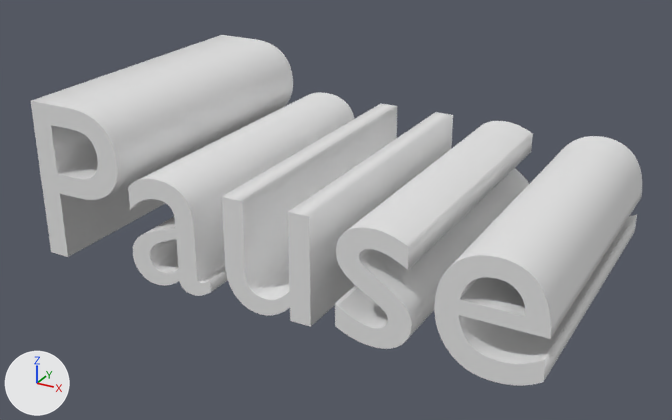
Before and after pictures for a commit that changed the Blender file objects/pause.blend.
The view is the same before and after, from a 50 mm camera at (8.72, -15.78, 25.38) aimed at (3.47, -6.22, 20.6). The axes (+X, +Y, +Z) are drawn at lower left. The lights are the same throughout. Text is drawn in Blender's own font.

Objects in the first picture: 'Texto'.
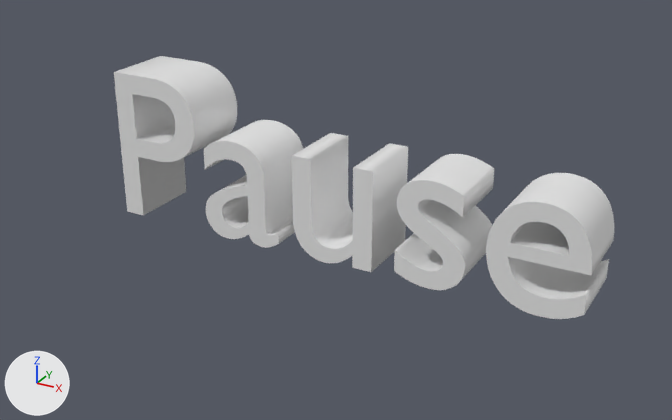
The change in detail:
In text 'Texto' (txt_texto), extrude goes from 2.0 to 0.5.

What differs and where, as boxes [x1, y1, x2, y2] in the pictures (672 x 420 px):
'Texto', reshaped (18% narrower, 25% shorter): before [31, 35, 642, 386]; after [114, 56, 614, 319]
